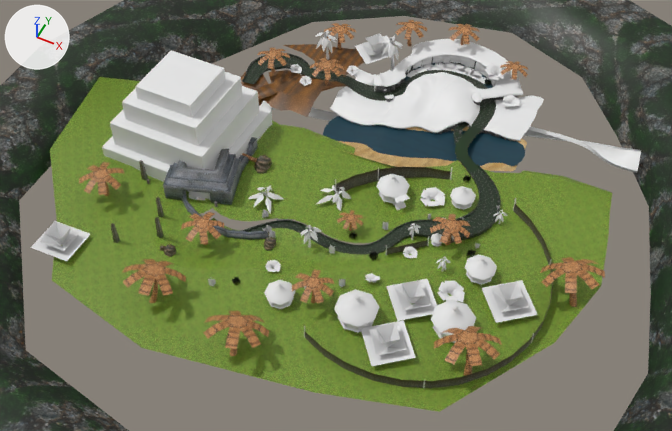
Two versions of the Blender file media/trunk/tracks/20_chocolate/jungle.blend, one commit apart.
Both versions are drawn from a camera (50 mm lens) standing at (475.0, -812.0, 799.0) and looking at (142.0, -146.0, -33.0). The lights are fixed; the arrows at upper left show +X, +Y and +Z. The picture after the commit comes second.

Names of what the first picture shows: 'BezierCurve.000', 'BezierCurve.002', 'BezierCurve.014', 'BorderRock.001', 'Circle', 'Cube', 'Cube.004', 'PalmTree.013', 'PalmTree.014', 'Plane.002', 'Plane.020', 'Plane.021', 'a.001', 'a.002', 'bush2.001', 'bush2.009' and 63 more.
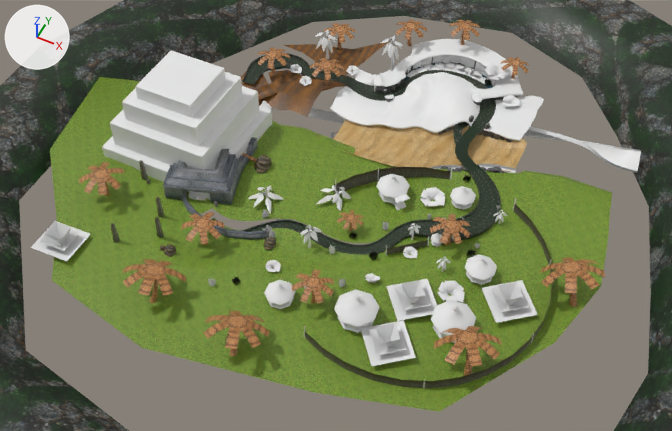
The change, as a diff of the scene's bpy script:
```diff
--- a/media/trunk/tracks/20_chocolate/jungle.blend.py
+++ b/media/trunk/tracks/20_chocolate/jungle.blend.py
@@ me_mesh_15129 @@
 me_mesh_15129.from_pydata(...)  # 70 vertices, 52 faces; spans x -205.0..28.0, y -105.0..13.0, z -29.0..4.0
+# me_mesh_15129 part 1
+for i in [9, 11, 17, 28]: me_mesh_15129.vertices[i].co += Vector((0.0, 0.0, -4.0))
+for i in [36, 37, 39, 41]: me_mesh_15129.vertices[i].co += Vector((0.0, 0.0, -2.0))
 me_mesh_15129.materials.append(mat_sand2_jpg)
@@ me_plane_003 @@
-me_plane_003.from_pydata(...)  # 448 vertices, 267 faces; spans x -43.0..112.0, y -85.0..26.0, z -10.0..14.0
+me_plane_003.from_pydata(...)  # 592 vertices, 357 faces; spans x -43.0..123.0, y -155.0..26.0, z -10.0..14.0
+# me_plane_003 part 2: the loose piece of 16 vertices spanning x 79.0..96.0, y -66.0..-53.0, z -6.0..7.0 is copied, and the copy is turned -153.3 degrees about the z axis through its middle, then moved by (21.0, -65.0, 5.0); it spans x 100.0..117.0, y -132.0..-117.0, z -1.0..12.0
+# me_plane_003 part 3: 24 vertices added at x 45.0..76.0, y -63.0..-49.0, z 3.0..14.0
+# other edits to the shape of me_plane_003 do not show in these pictures
 me_plane_003.materials.append(mat_rock_grey_png)
@@ me_mesh_1804 @@
 # used by ob_a_001; location = (-70.0, 59.0, -1.0); rotation_euler = (0.0, 0.0, -0.0746), in degrees (0, 0, -4.3)
 # verts and faces of me_mesh_1804; kept vertices keep their numbers, new ones are numbered from 508
-me_mesh_1804.from_pydata(...)  # 508 vertices, 546 faces, 4 loose edges; spans x -140.0..540.0, y -477.0..-18.0, z -29.0..26.0
+me_mesh_1804.from_pydata(...)  # 505 vertices, 545 faces, 2 loose edges; spans x -140.0..540.0, y -477.0..-18.0, z -29.0..26.0
+# me_mesh_1804 part 4
+delete_vertices([*range(61, 65), 163])  # with the faces that use them
+verts[508] = (338.0, -88.0, 17.0)  # pixel (460, 168)
+verts[509] = (322.0, -96.0, 16.0)  # pixel (445, 168)
+faces += [(59, 508, 509), (59, 509, 171), (171, 509, 175), (175, 509, 177)]
 me_mesh_1804.materials.append(mat_grass2_jpg)
@@ ob_plane_020 @@
 _m = ob_plane_020.modifiers.new('Subsurf', 'SUBSURF')
+ob_plane_020.hide_viewport = True
@@ ob_palmtree_014 @@
 ob_palmtree_014 = bpy.data.objects.new('PalmTree.014', me_plane_025)
-ob_palmtree_014.location = (262.0, 124.0, 40.0)
+ob_palmtree_014.location = (262.0, 124.0, 46.0)
 ob_palmtree_014.rotation_euler = (0.209, 0.0, 4.755)  # degrees (12, 0, 272)
@@ ob_palmtree_013 @@
 ob_palmtree_013 = bpy.data.objects.new('PalmTree.013', me_plane_024)
-ob_palmtree_013.location = (176.0, 170.0, 38.0)
+ob_palmtree_013.location = (176.0, 170.0, 45.0)
 ob_palmtree_013.rotation_euler = (0.209, 0.0, 3.926)  # degrees (12, 0, 225)
@@ ob_bush2_001 @@
-ob_bush2_001 = bpy.data.objects.new('bush2.001', me_mesh_1026)
@@ ob_beziercurve_015 @@
+ob_beziercurve_015 = bpy.data.objects.new('BezierCurve.015', me_mesh_17070)  # 40 vertices, 24 faces; spans x -47.5..48.2, y -19.4..19.4, z -8.3..2.5; in mat_stktex_generic_earth_a_png (its picture is missing); modifiers SUBSURF, EDGE_SPLIT
+ob_beziercurve_015.location = (273.0, -46.0, 18.0)
```

Where the change shows, as pixel boxes [x1, y1, x2, y2] in the pictures (672 x 431 px; the box of a moved part takes in the faces that stretch with it):
'Plane.020', hidden (blue)
    before: [323, 116, 525, 167]
'bush2.001', deleted
    before: [355, 33, 399, 64]
'PalmTree.013', moved
    before: [448, 24, 480, 45]
    after: [449, 20, 480, 45]
'Plane.021', reshaped (mostly hidden before)
    before: [438, 95, 518, 141]
    after: [438, 95, 518, 173]
'PalmTree.014', moved
    before: [500, 61, 528, 80]
    after: [501, 57, 529, 79]
'BezierCurve.015', added
    after: [431, 164, 516, 173]
part 1 of me_mesh_15129, moved or reshaped (mostly hidden before)
    before: [451, 126, 514, 141]
    after: [448, 126, 514, 163]
part 2 of me_plane_003, added
    after: [491, 167, 502, 173]
part 3 of me_plane_003, added
    after: [469, 115, 490, 130]
part 4 of me_mesh_1804, reshaped
    before: [405, 160, 468, 192]
    after: [405, 169, 468, 192]
